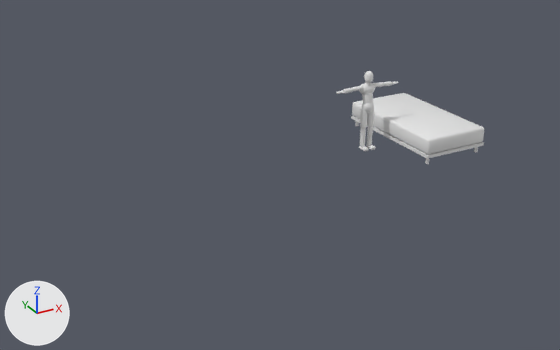
An edit to the FBX model Assets/Personal/furniture.fbx, drawn before and after from the same camera.
Camera for both pictures: a 50 mm lens placed at (-8.44, -14.01, 6.81), pointed at (-1.2, -0.84, 0.23). Every picture has the same lights, and +X, +Y and +Z are marked at lower left. Where no turn or scale is listed for an object, it has been applied to the vertices.

The older version as bpy lines, for what is in view:
```python
me_cube_007 = bpy.data.meshes.new('Cube.007')
me_cube_007.from_pydata([(-2.0, -2.0, 0.0), (-2.0, 2.0, 0.0), (2.0, -2.0, 0.0), (2.0, 2.0, 0.0)], [], [(1, 0, 2, 3)])
me_cube_008 = bpy.data.meshes.new('Cube.008')
me_cube_008.from_pydata(...)  # 11312 vertices, 11940 faces; spans x -0.85..0.85, y -0.16..0.21, z 0.0..1.88
me_cube_008.materials.append(mat_skin_003)  # white #e7e7e7
me_plane_001 = bpy.data.meshes.new('Plane.001')
me_plane_001.from_pydata(...)  # 128 vertices, 92 faces; spans x -0.83..0.83, y -1.53..1.53, z 0.0..0.63
ob_bed_01 = bpy.data.objects.new('bed_01', me_plane_001)
ob_bed_01.location = (3.0, 0.0, 0.0)
ob_demo_character_b = bpy.data.objects.new('demo_character_b', me_cube_008)
ob_demo_character_b.location = (1.6, 0.0, 0.0)
ob_floor_m = bpy.data.objects.new('floor_M', me_cube_007)
ob_floor_m.location = (3.0, 0.0, 0.0)
ob_floor_m.hide_viewport = True
```
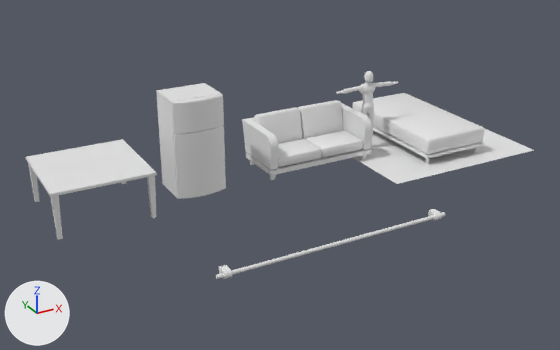
What differs and where, as boxes [x1, y1, x2, y2] in the pictures (560 x 350 px):
'sofa_01', added: after [242, 100, 372, 180]
'fridge_01', added: after [156, 83, 226, 199]
'table_01', added: after [26, 139, 157, 240]
'floor_M', shown: after [353, 128, 534, 184]
'curtain_pole', added: after [216, 209, 446, 279]

Patch to the scene script:
```diff
--- a/Assets/Personal/furniture.fbx.py
+++ b/Assets/Personal/furniture.fbx.py
@@ me_plane_006 @@
+me_plane_006.from_pydata(...)  # 304 vertices, 276 faces; spans x -1.29..1.29, y -0.6..0.74, z -0.01..1.15
@@ me_plane_002 @@
+me_plane_002.from_pydata(...)  # 40 vertices, 22 faces; spans x -1.0..1.0, y -1.0..1.0, z 0.0..0.95
@@ me_plane_005 @@
+me_plane_005.from_pydata(...)  # 44 vertices, 30 faces; spans x -2.45..2.45, y -0.24..0.0, z -0.07..0.07
@@ me_plane_007 @@
+me_plane_007.from_pydata(...)  # 86 vertices, 84 faces; spans x -0.53..0.53, y -0.58..0.41, z 0.0..2.07
@@ ob_floor_m @@
 ob_floor_m.location = (3.0, 0.0, 0.0)
-ob_floor_m.hide_viewport = True
@@ ob_sofa_01 @@
+ob_sofa_01 = bpy.data.objects.new('sofa_01', me_plane_006)
+ob_sofa_01.location = (0.0, 0.0, 0.0)
@@ ob_table_01 @@
+ob_table_01 = bpy.data.objects.new('table_01', me_plane_002)
+ob_table_01.location = (-4.98, -0.07, 0.0)
@@ ob_curtain_pole @@
+ob_curtain_pole = bpy.data.objects.new('curtain_pole', me_plane_005)
+ob_curtain_pole.location = (-1.49, -3.43, 0.0)
@@ ob_fridge_01 @@
+ob_fridge_01 = bpy.data.objects.new('fridge_01', me_plane_007)
+ob_fridge_01.location = (-2.83, 0.0, 0.0)
```
